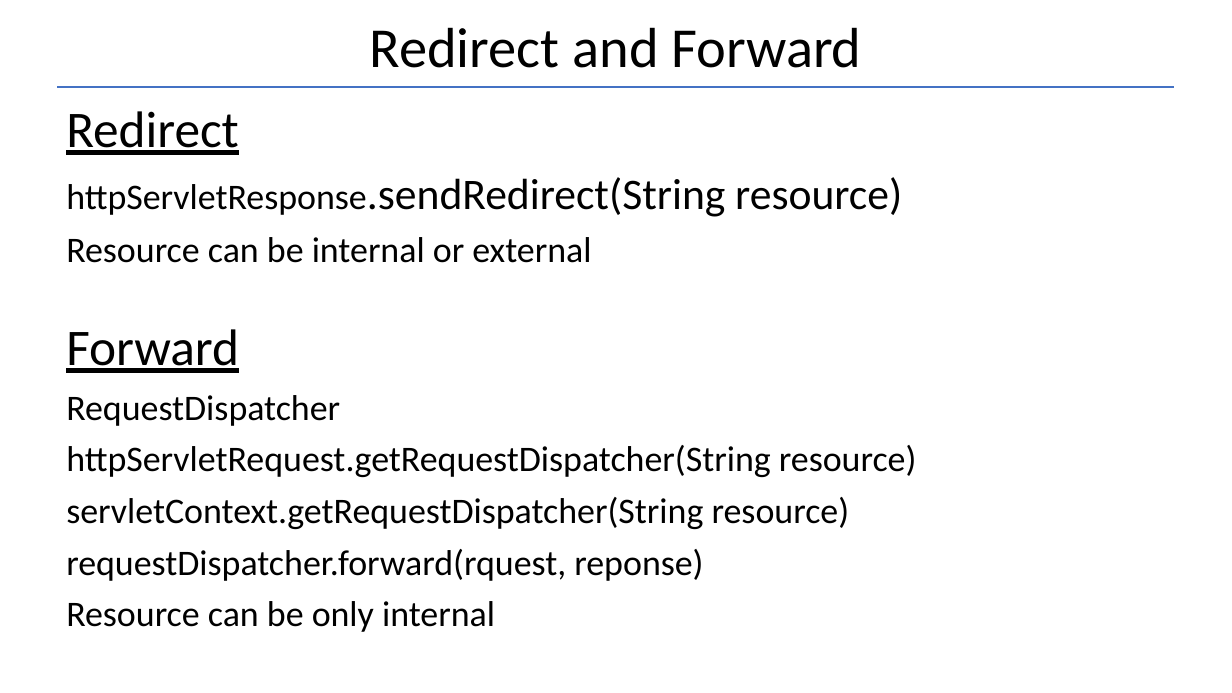
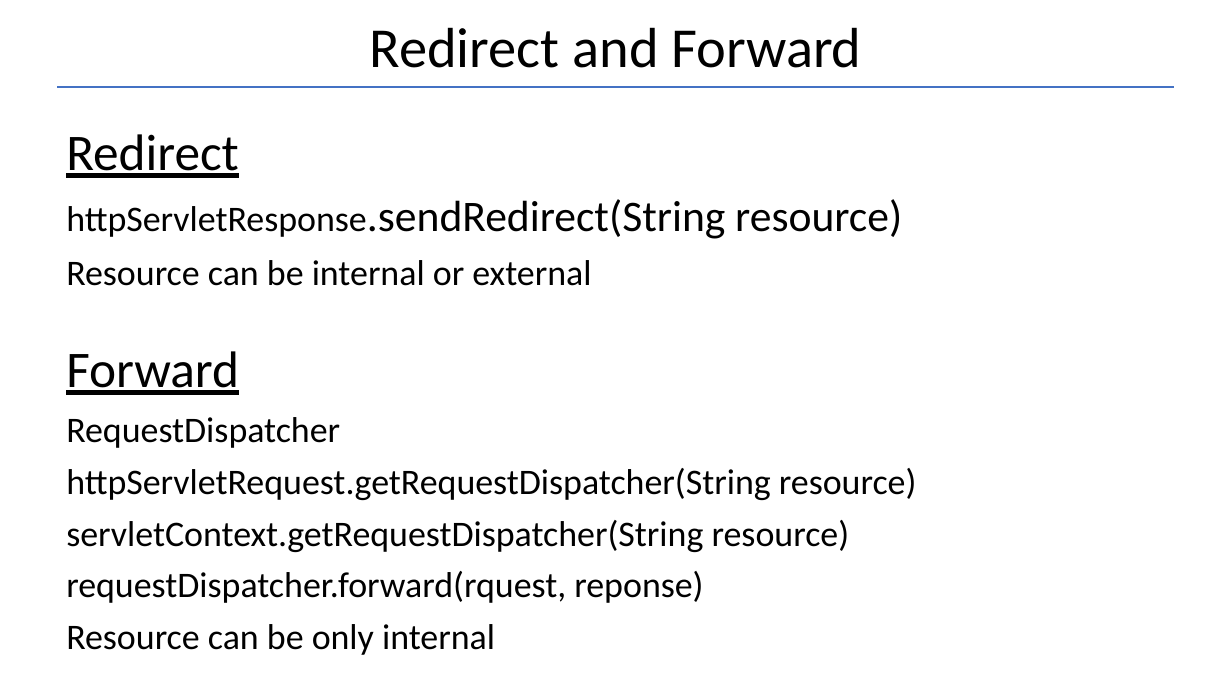
Before and after one commit to Garnik94/Levelup_presentations, a slide deck: slide 13 of Servlet/Servlet_Presentation.pptx. Drawn at 1232x693 pixels with LibreOffice and Linux fonts; fonts in the diff are those of the drawing. Boxes give left, top, right and bottom in pixels: in the first picture for what was removed or moved away, otherwise in the second. Text is boxed around its words. In the diff, an @@ line names an element or a change of style, - is before the commit and + after.

```diff
--- a/Servlet/Servlet_Presentation.pptx
+++ b/Servlet/Servlet_Presentation.pptx
@@ text "Redirect": place and size @@
-text "Redirect" at [66,111,917,632]
+text "Redirect" at [66,134,917,655]
```
Also in this commit, not shown: 7 other slides changed, 2 other files.
